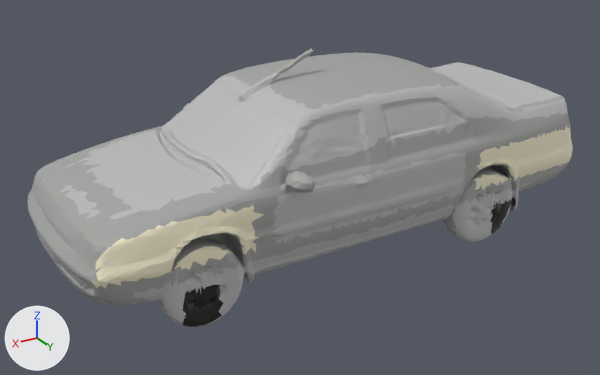
The glTF model scripts/assets/models/vehicles/peugeot405.glb: old version first, new version second.
Both versions are drawn from a 50 mm lens placed at (340.0, 532.0, 316.0), pointed at (21.0, 1.0, 50.0). Arrows for +X, +Y and +Z are at lower left; the lights stay in place. The picture after the commit comes second. Where no turn or scale is listed for an object, it has been applied to the vertices. Vertices at exactly the same position are counted once.

In view in the first picture: 'body', 'headlights_front', 'wheel_0', 'wheel_2'.
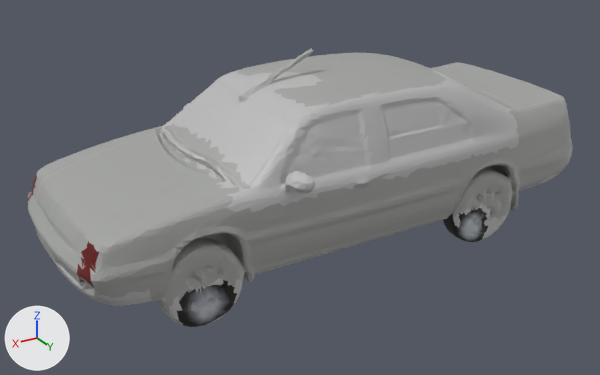
The newer file is also turned or shifted as a whole; pictures and numbers use the older file's frame.

Changed parts and their boxes (x1, y1, x2, y2) in the pictures (600 x 375 px; the box of a moved part takes in the faces that stretch with it):
part 1 of me_body, moved or reshaped: before (421, 108, 569, 242); after (421, 108, 573, 234)
part 2 of me_body, reshaped: before (77, 243, 237, 323); after (96, 209, 264, 289)
part 3 of me_body, recoloured: (54, 62, 567, 323) in both
part 4 of me_wheel_0, deleted: before (490, 197, 516, 234)
part 5 of me_wheel_2, added: after (443, 208, 488, 242)
part 6 of me_wheel_2, deleted: before (182, 285, 223, 327)
part 7 of me_headlights_front, deleted: before (91, 205, 264, 289)
part 8 of me_headlights_front, deleted: before (473, 174, 508, 190)
part 9 of me_headlights_front, deleted: before (174, 246, 232, 270)
part 10 of me_headlights_front, reshaped: before (477, 125, 572, 181)
part 11 of me_taillights_rear, moved or reshaped (not visible before): after (27, 173, 37, 202)
part 12 of me_taillights_rear, added (red): after (77, 241, 119, 287)
'wheel_3', unchanged, uncovered by the edit: after (177, 280, 237, 327)

What changed in the scene script:
```text
Change me_body:
    used by ob_body; location = (0.0, 0.0, 0.0)
    remove me_body.from_pydata(...)  # 21611 vertices, 42787 faces; spans x -218.0..227.0, y -104.0..96.0, z 0.0..162.0
    add me_body.from_pydata(...)  # 21836 vertices, 43463 faces; spans x -218.0..227.0, y -104.0..96.0, z 0.0..162.0
    me_body part 1: 27 vertices moved within x -217.0..-23.0, y -72.0..81.0, z 19.0..102.0; 321 vertices removed from x -215.0..-76.0, y -89.0..79.0, z 1.0..80.0; 445 vertices added at x -208.0..-99.0, y -90.0..81.0, z 2.0..83.0
    me_body part 2: 2 vertices moved within x 90.0, y 65.0, z 31.0; 34 vertices removed from x 124.0..219.0, y 60.0..80.0, z 2.0..72.0; 137 vertices added at x 109.0..212.0, y 59.0..82.0, z 1.0..83.0
    me_body part 3: 12143 kept faces spanning x -218.0..226.0, y -104.0..96.0, z 8.0..152.0 get new vertex colours
    other edits to the shape of me_body do not show in these pictures
Change me_wheel_0:
    used by ob_wheel_0; location = (0.0, 0.0, 0.0)
    remove me_wheel_0.from_pydata(...)  # 241 vertices, 378 faces; spans x -146.3..-115.5, y 47.1..79.3, z 0.9..36.3
    add me_wheel_0.from_pydata(...)  # 201 vertices, 306 faces; spans x -144.6..-96.7, y -88.8..-71.1, z 0.1..37.2
    me_wheel_0 part 4: 241 vertices removed from x -146.3..-115.5, y 47.1..79.3, z 0.9..36.3
    other edits to the shape of me_wheel_0 do not show in these pictures
Change me_wheel_2:
    used by ob_wheel_2; location = (0.0, 0.0, 0.0)
    remove me_wheel_2.from_pydata(...)  # 145 vertices, 200 faces; spans x 128.4..166.0, y 53.8..79.7, z 0.4..35.2
    add me_wheel_2.from_pydata(...)  # 257 vertices, 449 faces; spans x -113.8..-75.7, y 58.4..79.4, z 0.4..35.4
    me_wheel_2 part 5: 257 vertices added at x -113.8..-75.7, y 58.4..79.4, z 0.4..35.4
    me_wheel_2 part 6: 145 vertices removed from x 128.4..166.0, y 53.8..79.7, z 0.4..35.2
Change me_headlights_front:
    used by ob_headlights_front; location = (0.0, 0.0, 0.0)
    remove me_headlights_front.from_pydata(...)  # 639 vertices, 1019 faces; spans x -210.0..217.0, y 70.0..82.0, z 48.0..87.0
    add me_headlights_front.from_pydata(...)  # 169 vertices, 241 faces; spans x -216.0..-201.0, y -86.0..76.0, z 54.0..83.0
    me_headlights_front part 7: the loose piece of 205 vertices spanning x 97.0..217.0, y 70.0..82.0, z 48.0..87.0 is deleted
    me_headlights_front part 8: the loose piece of 45 vertices spanning x -133.0..-94.0, y 75.0..79.0, z 49.0..62.0 is deleted
    me_headlights_front part 9: the loose piece of 31 vertices spanning x 121.0..164.0, y 76.0..79.0, z 49.0..62.0 is deleted
    me_headlights_front part 10: 334 vertices removed from x -210.0..-93.0, y 71.0..81.0, z 50.0..87.0; 62 vertices added at x -216.0..-206.0, y 51.0..72.0, z 54.0..83.0
    other edits to the shape of me_headlights_front do not show in these pictures
Change me_taillights_rear:
    used by ob_taillights_rear; location = (0.0, 0.0, 0.0)
    remove me_taillights_rear.from_pydata(...)  # 83 vertices, 96 faces; spans x -161.0..196.0, y -91.0..-88.0, z 48.0..76.0
    add me_taillights_rear.from_pydata(...)  # 90 vertices, 97 faces; spans x 200.0..223.0, y -82.0..78.0, z 46.0..76.0
    me_taillights_rear part 11: 47 vertices removed from x 140.0..196.0, y -91.0..-88.0, z 48.0..76.0; 47 vertices added at x 209.0..223.0, y -82.0..-59.0, z 46.0..76.0
    me_taillights_rear part 12: 43 vertices added at x 200.0..221.0, y 51.0..78.0, z 47.0..76.0
    other edits to the shape of me_taillights_rear do not show in these pictures
```
